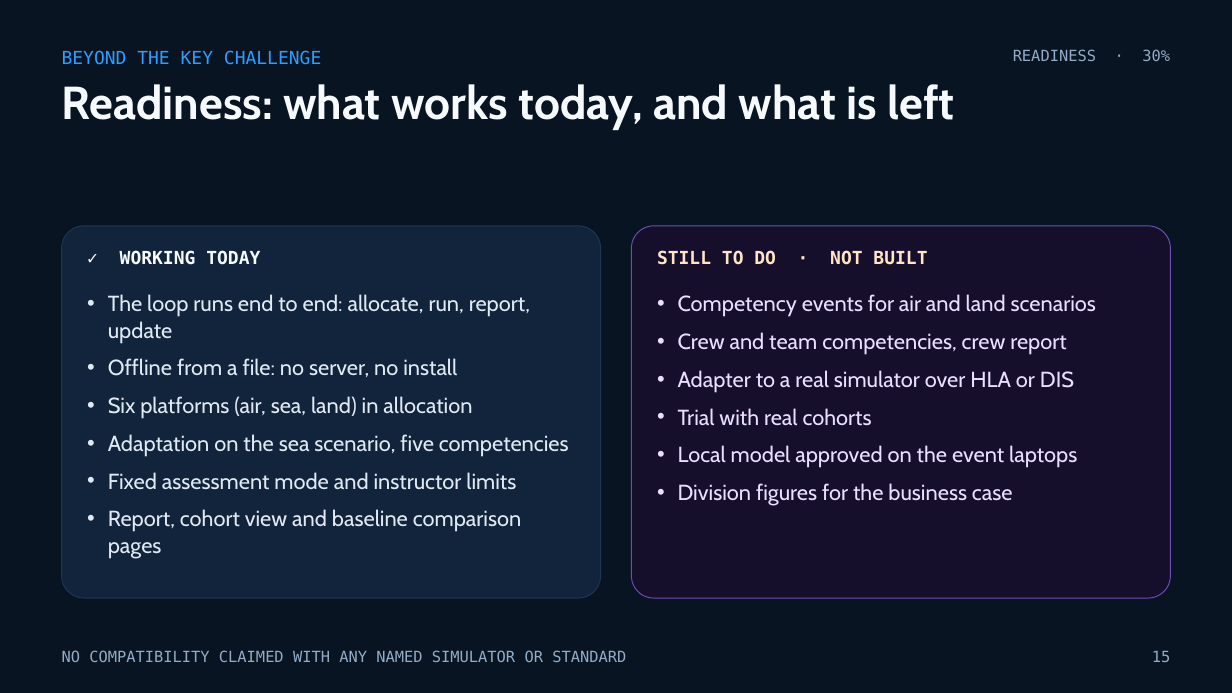
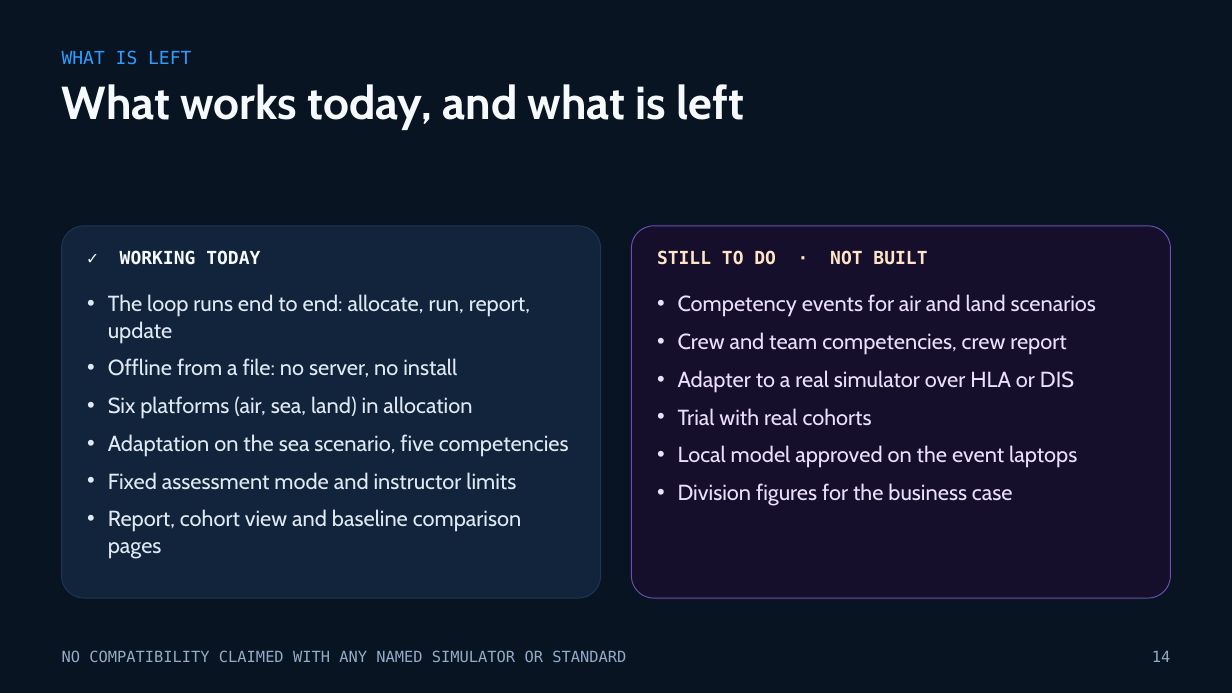
Before and after one commit to buttception/T-S_Hackathon26, a slide deck: slide 14 of cgf-demo/docs/pitch/Adaptive-CGF-Trainer.pptx (slide 15 before the commit). Drawn at 1232x693 pixels with LibreOffice and Linux fonts; fonts in the diff are those of the drawing. Boxes give left, top, right and bottom in pixels: in the first picture for what was removed or moved away, otherwise in the second. Text is boxed around its words. In the diff, an @@ line names an element or a change of style, - is before the commit and + after.

```diff
--- a/cgf-demo/docs/pitch/Adaptive-CGF-Trainer.pptx
+++ b/cgf-demo/docs/pitch/Adaptive-CGF-Trainer.pptx
@@ text at <box>62,50,191,65</box>: text changed @@
-BEYOND THE KEY CHALLENGE
+WHAT IS LEFT
@@ text removed at <box>1013,49,1170,61</box> @@
-READINESS · 30%
@@ title at <box>62,84,744,130</box>: text changed @@
-Readiness: what works today, and what is left
+What works today, and what is left
@@ text at <box>1152,651,1170,662</box>: text changed @@
-15
+14
```
Also in this commit, not shown: 13 other slides changed, 1 slide removed, 2 other files.
